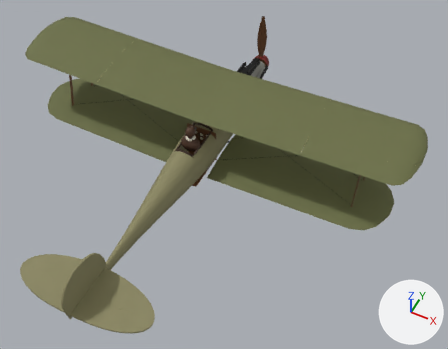
An edit to the glTF model public/models/albatros_dii.glb, drawn before and after from the same camera.
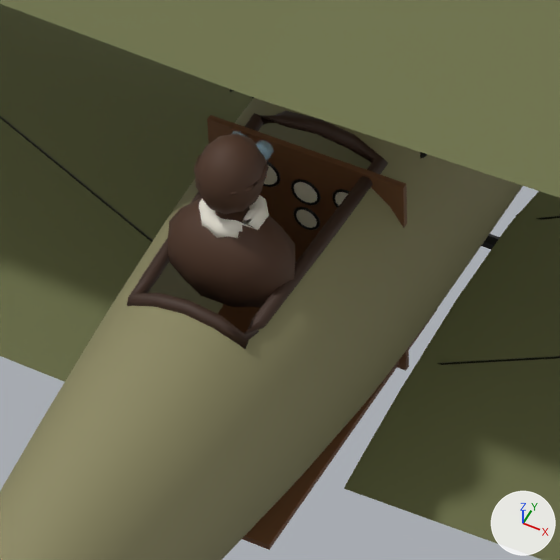
There are two pictures of each version: one whole from a camera (50 mm lens) standing at (4.46, -8.6, 9.17) and looking at (0.74, -1.15, -0.14), one close up on the part from 35% to 53% of the width and 30% to 54% of the height. Lighting does not change. The marker at lower right points along +X, +Y and +Z. The older version's two pictures come first. Where no turn or scale is listed for an object, it has been applied to the vertices. Vertices at exactly the same position are counted once.

Objects in the first close-up: 'Coaming', 'CockpitInterior', 'Fuselage', 'Gauge_Alt', 'Gauge_Compass', 'Gauge_RPM', 'Gauge_Speed', 'Pilot_Figure', 'Wing_Lower_L', 'Wing_Lower_R', 'Wing_Upper_L', 'Wing_Upper_R', 'Wires' and 5 more.
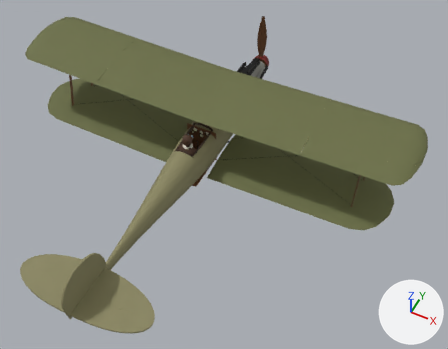
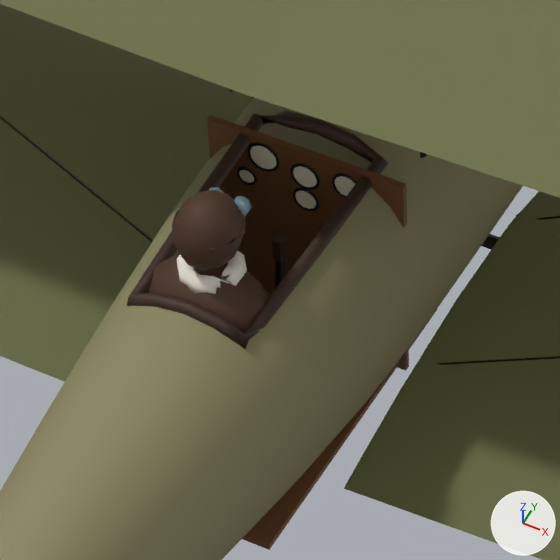
Changed parts and their boxes [x1, y1, x2, y2] in the close-ups (560 x 560 px):
'Pilot_Figure', moved: before [168, 131, 296, 307]; after [147, 187, 270, 333]
'Gauge_Alt', moved: before [294, 182, 317, 203]; after [293, 166, 317, 187]
'Gauge_RPM', moved: before [264, 165, 277, 185]; after [250, 145, 276, 169]
'Gauge_Compass', moved: before [296, 210, 317, 228]; after [296, 191, 316, 209]
'Gauge_Speed', moved: before [335, 192, 348, 206]; after [335, 176, 355, 196]

The change in detail:
me_pilot_figure is used by ob_pilot_figure; location (0.0, 0.0, 0.0).
me_pilot_figure had 304 vertices, 588 faces and spanned x -0.205..0.205, y -1.285..-1.005, z 0.244..0.834.
me_pilot_figure now has 304 vertices, 588 faces and spans x -0.205..0.205, y -1.425..-1.145, z 0.144..0.734.
me_pilot_figure part 1: the whole mesh is moved by (0.0, -0.14, -0.1).
Object 'Gauge_Alt' (ob_gauge_alt) moves from (0.0, -0.708, 0.265) to (0.0, -0.708, 0.33).
Object 'Gauge_Compass' (ob_gauge_compass) moves from (0.0, -0.708, 0.155) to (0.0, -0.708, 0.235).
Object 'Gauge_RPM' (ob_gauge_rpm) moves from (-0.14, -0.708, 0.285) to (-0.14, -0.708, 0.35).
Object 'Gauge_Speed' (ob_gauge_speed) moves from (0.14, -0.708, 0.285) to (0.14, -0.708, 0.35).
